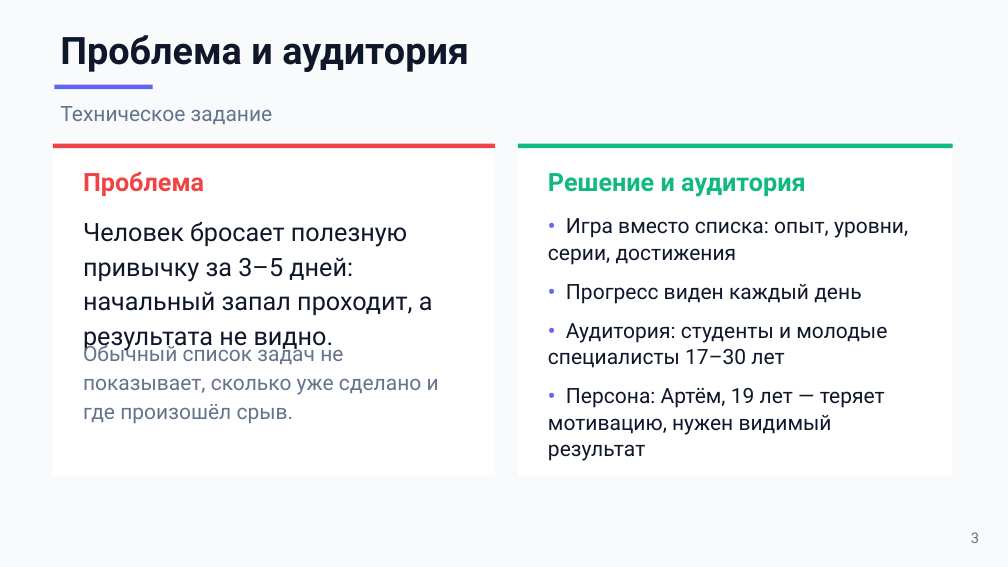
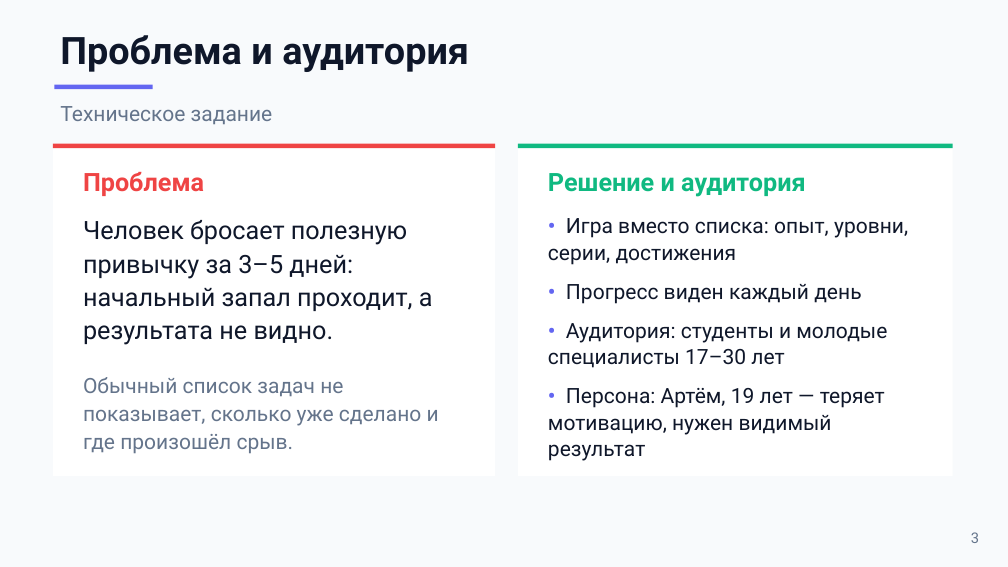
Before and after one commit to sacura1337/habitquest, a slide deck: slide 3 of docs/Презентация_HabitQuest.pptx. Drawn at 1008x567 pixels with LibreOffice and Linux fonts; fonts in the diff are those of the drawing. Boxes give left, top, right and bottom in pixels: in the first picture for what was removed or moved away, otherwise in the second. Text is boxed around its words. In the diff, an @@ line names an element or a change of style, - is before the commit and + after.

```diff
--- a/docs/Презентация_HabitQuest.pptx
+++ b/docs/Презентация_HabitQuest.pptx
@@ text "Человек бросает полезную привычку за ..." at [83, 220, 433, 345]: line spacing 1.15 to 1.1 @@
@@ text "Обычный список задач не показывает, ..." at [83, 377, 439, 454]: line spacing 1.15 to 1.1 @@
@@ text "Обычный список задач не показывает, ...": place and size @@
-text "Обычный список задач не показывает, ..." at [83, 341, 439, 424]
+text "Обычный список задач не показывает, ..." at [83, 377, 439, 454]
```
Also in this commit, not shown: 7 other slides changed.
